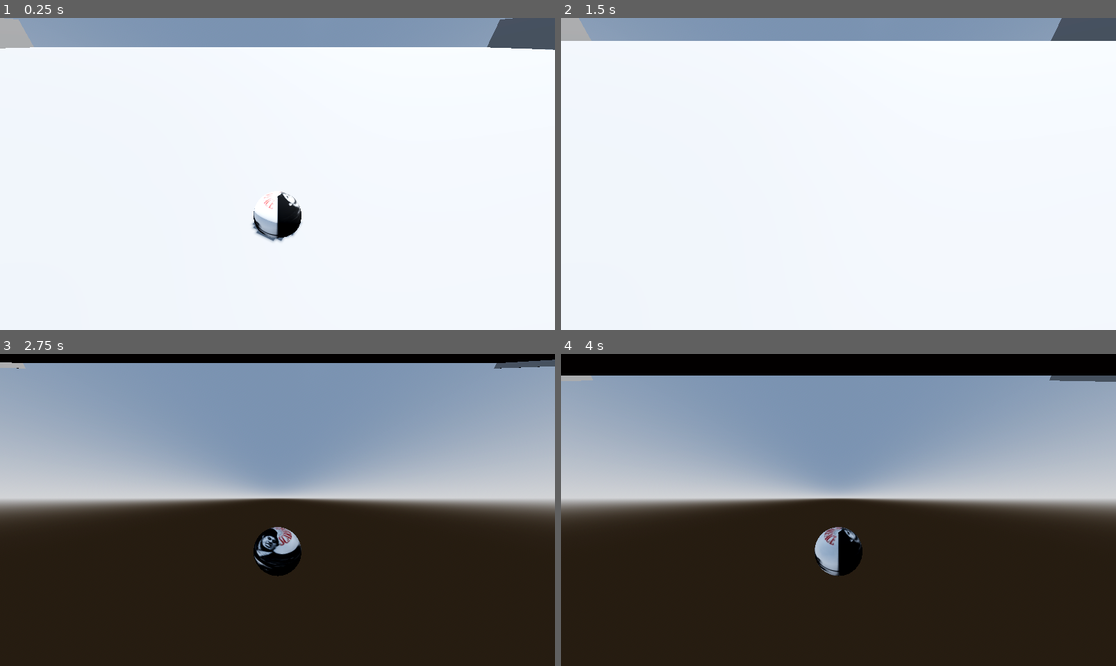
Above: before the commit, frames 1-4 (two rows, left to right).
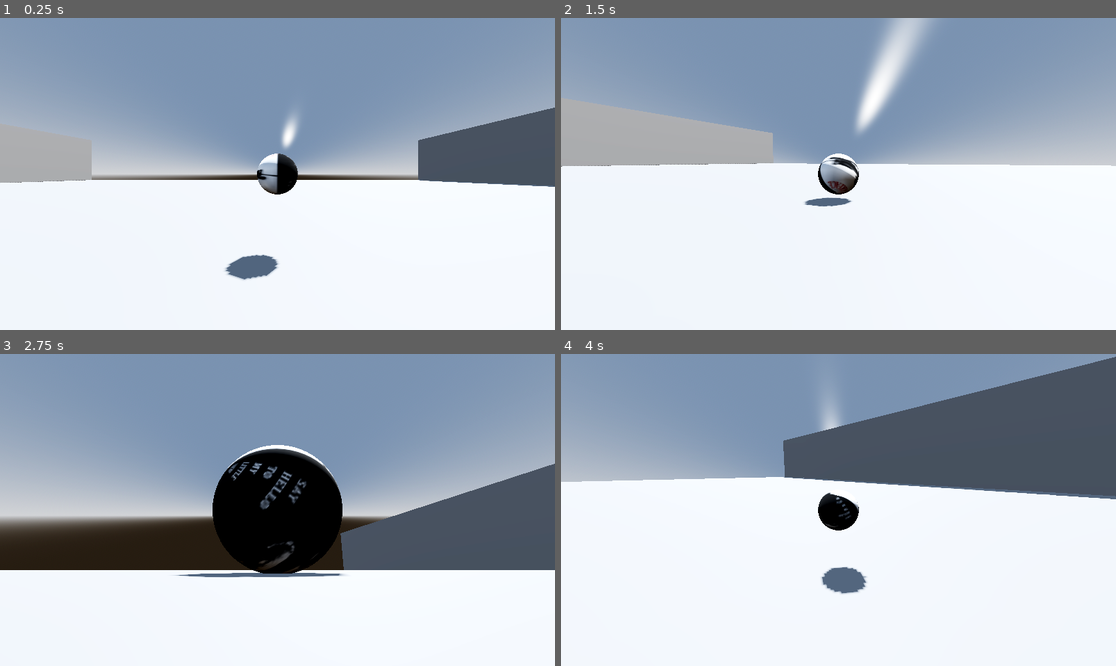
Above: after the commit, the same moments.

Repository: victoryy12/Sphervivor
Game: Godot game, scene res://game.tscn
Same seed, same stepped clock (60 frames per second), same inputs: the game is played once before the commit and once after it.
Inputs (mouse positions are in pixels of both pictures, inside the frame that each line leads up to):
- Up to frame 1 (0.25 s): no input
- Up to frame 2 (1.5 s): move the mouse to (960, 158) at 0.52 s; hold D (right) 0.53-1.28 s; hold Shift (slam) 0.53-1.28 s; tap Space (jump) at 0.77, 0.8, 1.07, 1.35 s; move the mouse to (727, 189) at 1.27 s; hold S (down) from 1.28 s (still down)
- Up to frame 3 (2.75 s): tap Space (jump) at 1.52, 1.82, 2.3 s; tap Shift (slam) at 1.55 s; move the mouse to (333, 441) at 2.02 s; release S (down) at 2.03 s; hold D (right) from 2.03 s (still down); hold Shift (slam) from 2.03 s (still down)
- Up to frame 4 (4 s): move the mouse to (810, 572) at 2.77 s; release D (right) at 2.78 s; release Shift (slam) at 2.78 s; hold W (up) 2.78-3.53 s; tap Shift (slam) at 2.85 s; tap Space (jump) at 3.02, 3.32 s; move the mouse to (1005, 556) at 3.52 s; hold A (left) from 3.53 s (still down); hold Space (jump) from 3.53 s (still down)

The runs differ from the first frame. In frame 1, 46% of the frame differs, in the area x 0-100%, y 0-84%; in frame 2, 41%; in frame 3, 57%; in frame 4, 82%, in the area x 0-100%, y 0-100%.

Commit message:
mouse camera and refactoring

Diff:
--- a/game.tscn
+++ b/game.tscn
@@ -1,6 +1,7 @@
 [gd_scene format=3 uid="uid://orm513dg4chk"]
 
 [ext_resource type="PackedScene" uid="uid://m3sigj8s4nmg" path="res://player.tscn" id="1_a202f"]
+[ext_resource type="Script" uid="uid://bj3awup7m63dl" path="res://scripts/game_controller.gd" id="1_feb5d"]
 [ext_resource type="PackedScene" uid="uid://c4d1vn0itpmdx" path="res://arena.tscn" id="2_e2o6t"]
 
 [sub_resource type="ProceduralSkyMaterial" id="ProceduralSkyMaterial_a202f"]
@@ -19,17 +20,25 @@
 tonemap_mode = 3
 glow_enabled = true
 
+[sub_resource type="CameraAttributesPhysical" id="CameraAttributesPhysical_e2o6t"]
+
 [node name="game" type="Node3D" unique_id=437148300]
 
 [node name="WorldEnvironment" type="WorldEnvironment" parent="." unique_id=2105940009]
 environment = SubResource("Environment_a0tk4")
+camera_attributes = SubResource("CameraAttributesPhysical_e2o6t")
 
 [node name="DirectionalLight3D" type="DirectionalLight3D" parent="." unique_id=1759431117]
 transform = Transform3D(-0.8660254, -0.43301278, 0.25, 0, 0.49999997, 0.86602545, -0.50000006, 0.75, -0.43301266, 0, 0, 0)
 shadow_enabled = true
 
-[node name="Player" parent="." unique_id=1314071749 instance=ExtResource("1_a202f")]
-transform = Transform3D(1, 0, 0, 0, 1, 0, 0, 0, 1, 0.25997603, 0.17368901, 0.8930223)
+[node name="gameController" type="Node3D" parent="." unique_id=1214321165]
+script = ExtResource("1_feb5d")
 
 [node name="arena" parent="." unique_id=1603033897 instance=ExtResource("2_e2o6t")]
-transform = Transform3D(1, 0, 0, 0, 1, 0, 0, 0, 1, -9.13344, -0.4995, -2.6852164)
+transform = Transform3D(0.40359515, 0, 0, 0, 1, 0, 0, 0, 0.41734368, -6.6522007, 1.7867091, -4.486791)
+use_collision = true
+size = Vector3(253.92786, 0.5, 250)
+
+[node name="Player" parent="." unique_id=1314071749 instance=ExtResource("1_a202f")]
+transform = Transform3D(1, 0, 0, 0, 1, 0, 0, 0, 1, 0.25997603, 4.18086, 0.8930223)
--- a/player.tscn
+++ b/player.tscn
@@ -21,11 +21,11 @@
 [node name="CollisionShape3D" type="CollisionShape3D" parent="." unique_id=923740636]
 shape = SubResource("SphereShape3D_hqtel")
 
-[node name="CameraRig" type="Marker3D" parent="." unique_id=1085840318]
-transform = Transform3D(1, 0, 0, 0, 0.9895258, 0.14435619, 0, -0.14435619, 0.9895258, 0, 0.5, 0)
+[node name="CameraRig" type="SpringArm3D" parent="." unique_id=1564485282]
+transform = Transform3D(1, 0, 0, 0, 0.90630776, 0.42261827, 0, -0.42261827, 0.90630776, 0, 2.58, 3.5)
+spring_length = 5.0
 
 [node name="Camera3D" type="Camera3D" parent="CameraRig" unique_id=2042187483]
-transform = Transform3D(1, 0, 0, 0, 0.9063077, 0.42261827, 0, -0.42261827, 0.9063077, 0, 2.58, 3.5)
 current = true
 
 [node name="touchingFloor" type="RayCast3D" parent="." unique_id=2055841617]
--- a/project.godot
+++ b/project.godot
@@ -11,7 +11,7 @@
 [application]
 
 config/name="Spherevivor"
-run/main_scene="res://game.tscn"
+run/main_scene="uid://orm513dg4chk"
 config/features=PackedStringArray("4.6", "Forward Plus")
 
 [input]
@@ -19,31 +19,43 @@
 up={
 "deadzone": 0.2,
 "events": [Object(InputEventKey,"resource_local_to_scene":false,"resource_name":"","device":-1,"window_id":0,"alt_press …(192 unchanged characters)…
+, Object(InputEventJoypadMotion,"resource_local_to_scene":false,"resource_name":"","device":-1,"axis":1,"axis_value":-1.0,"script":null)
 ]
 }
 down={
 "deadzone": 0.2,
 "events": [Object(InputEventKey,"resource_local_to_scene":false,"resource_name":"","device":-1,"window_id":0,"alt_press …(192 unchanged characters)…
+, Object(InputEventJoypadMotion,"resource_local_to_scene":false,"resource_name":"","device":-1,"axis":1,"axis_value":1.0,"script":null)
 ]
 }
 left={
 "deadzone": 0.2,
 "events": [Object(InputEventKey,"resource_local_to_scene":false,"resource_name":"","device":-1,"window_id":0,"alt_press …(191 unchanged characters)…
+, Object(InputEventJoypadMotion,"resource_local_to_scene":false,"resource_name":"","device":-1,"axis":0,"axis_value":-1.0,"script":null)
 ]
 }
 right={
 "deadzone": 0.2,
 "events": [Object(InputEventKey,"resource_local_to_scene":false,"resource_name":"","device":-1,"window_id":0,"alt_press …(192 unchanged characters)…
+, Object(InputEventJoypadMotion,"resource_local_to_scene":false,"resource_name":"","device":-1,"axis":0,"axis_value":1.0,"script":null)
 ]
 }
 jump={
 "deadzone": 0.2,
 "events": [Object(InputEventKey,"resource_local_to_scene":false,"resource_name":"","device":-1,"window_id":0,"alt_press …(191 unchanged characters)…
+, Object(InputEventJoypadButton,"resource_local_to_scene":false,"resource_name":"","device":-1,"button_index":0,"pressure":0.0,"pressed":true,"script":null)
 ]
 }
 slam={
 "deadzone": 0.2,
 "events": [Object(InputEventKey,"resource_local_to_scene":false,"resource_name":"","device":-1,"window_id":0,"alt_press …(195 unchanged characters)…
+, Object(InputEventJoypadButton,"resource_local_to_scene":false,"resource_name":"","device":-1,"button_index":1,"pressure":0.0,"pressed":true,"script":null)
+]
+}
+pause={
+"deadzone": 0.2,
+"events": [Object(InputEventKey,"resource_local_to_scene":false,"resource_name":"","device":-1,"window_id":0,"alt_pressed":false,"shift_pressed":false,"ctrl_pressed":false,"meta_pressed":false,"pressed":false,"keycode":0,"physical_keycode":4194305,"key_label":0,"unicode":0,"location":0,"echo":false,"script":null)
+, Object(InputEventJoypadButton,"resource_local_to_scene":false,"resource_name":"","device":-1,"button_index":6,"pressure":0.0,"pressed":true,"script":null)
 ]
 }
 
--- /dev/null
+++ b/scripts/game_controller.gd
@@ -0,0 +1 @@
+extends Node3D
--- a/scripts/main_menu.gd
+++ b/scripts/main_menu.gd
@@ -17,4 +17,4 @@
 
 
 func _on_exit_button_pressed() -> void:
-	pass # Replace with function body.
+	get_tree().quit()
--- a/scripts/player.gd
+++ b/scripts/player.gd
@@ -1,34 +1,71 @@
 extends RigidBody3D
 
-@export var rolling_force = 100.0
+@export var rolling_force = 70.0
 @export var jump_force = 150.0
+@export var mouse_sensitivity := 0.002
+
+var yaw := 0.0   # left/right
+var pitch := 0.0 # up/down
 
 func _ready() -> void:
 	$CameraRig.top_level = true
 	$touchingFloor.top_level = true
+	Input.set_mouse_mode(Input.MOUSE_MODE_CAPTURED)
+
+func _input(event: InputEvent) -> void:
+	if event is InputEventMouseMotion:
+		yaw -= event.relative.x * mouse_sensitivity
+		pitch -= event.relative.y * mouse_sensitivity
+		# clamp vertical look so you don’t flip
+		pitch = clamp(pitch, deg_to_rad(-80), deg_to_rad(80))
 
 func _physics_process(delta: float) -> void:
 	$CameraRig.global_transform.origin = global_transform.origin
 	$touchingFloor.global_transform.origin = global_transform.origin
 
-	#death plane (add death screen and death function at some point)
+	deathPlane()
+	playerMovement(delta)
+	print(angular_velocity)
+
+
+func playerMovement(delta):
+	$CameraRig.rotation.y = yaw
+	$CameraRig.rotation.x = pitch
+	var onFloor =  $touchingFloor.is_colliding()
+
+	if onFloor:
+		var x_input = Input.get_axis("down", "up")
+		var z_input = Input.get_axis("right", "left")
+
+		var cam = $CameraRig
+
+		# Get camera directions
+		var forward = -cam.global_transform.basis.z
+		var right = cam.global_transform.basis.x
+
+		# Flatten so we don't move up/down
+		forward.y = 0
+		right.y = 0
+
+		forward = forward.normalized()
+		right = right.normalized()
+
+		# Combine directions
+		var direction = (forward * z_input + right * x_input).normalized()
+		angular_velocity.x -= direction.x * rolling_force * delta
+		angular_velocity.z -= direction.z * rolling_force * delta
+		#jump
+		if Input.is_action_pressed("jump"):
+			apply_central_impulse(Vector3.UP * jump_force)
+			#reduces slam angular velocity
+			angular_velocity.y /= 1.2
+
+	if Input.is_action_pressed("slam") and !onFloor:
+		angular_velocity.y -= rolling_force * delta
+		apply_central_force(Vector3.DOWN * 1000)
+
+#testing..going to make death function
+func deathPlane():
 	var deathBarrierDepth = -25
 	if global_position.y < deathBarrierDepth:
 		get_tree().reload_current_scene()
-
-	#movement
-	var onFloor =  $touchingFloor.is_colliding()
-	#get some bugs when rolling while in the air
-	if Input.is_action_pressed("up") and onFloor:
-		angular_velocity.x -= rolling_force * delta
-	elif Input.is_action_pressed("down") and onFloor:
-		angular_velocity.x += rolling_force * delta
-	if Input.is_action_pressed("left") and onFloor:
-		angular_velocity.z += rolling_force * delta
-	elif Input.is_action_pressed("right") and onFloor:
-		angular_velocity.z -= rolling_force * delta
-	if Input.is_action_pressed("jump") and onFloor:
-		apply_central_impulse(Vector3.UP * jump_force)
-	if Input.is_action_pressed("slam") and !onFloor:
-		angular_velocity.y -= rolling_force * delta
-		apply_central_force(Vector3.DOWN * 10000)
Not shown, added: scripts/game_controller.gd.uid
